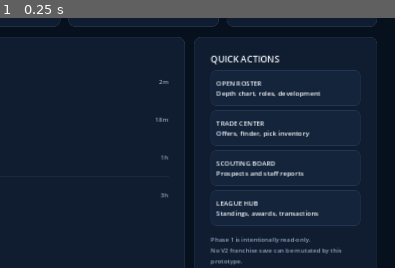
Above: before the commit, frame 1.
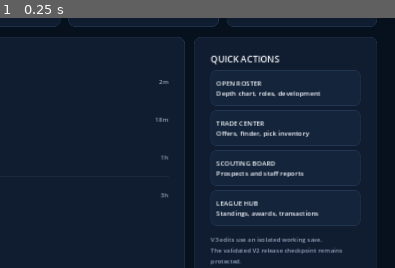
Above: after the commit, the same moment.

Repository: mklim6/NBA_Roster_Optimization_Engine
Game: Godot game, scene res://scenes/main.tscn
Two runs of this game, one before a commit and one after it. Both use one fixed random seed, a clock stepped at 60 frames per second and the inputs below.
Inputs:
- Up to frame 1 (0.25 s): no input
The pictures show only the part of the screen within x 50-100%, y 50-100%; the shares and areas given below are measured in that part.

The runs differ from the first frame. In frame 1, 0.4% of the frame differs, in the area x 53-87%, y 87-99%.

Commit message:
Add interactive V3 rotation management

Diff:
--- a/godot_client/scripts/main.gd
+++ b/godot_client/scripts/main.gd
@@ -3,6 +3,8 @@
 const BRIDGE_URL := "http://127.0.0.1:8765/health"
 const SUMMARY_URL := "http://127.0.0.1:8765/v3/franchise-summary"
 const ROSTER_URL := "http://127.0.0.1:8765/v3/roster"
+const ROTATION_PREVIEW_URL := "http://127.0.0.1:8765/v3/rotation/preview"
+const ROTATION_APPLY_URL := "http://127.0.0.1:8765/v3/rotation/apply"
 
 const BG := Color("07101d")
 const SIDEBAR := Color("0b1525")
@@ -22,6 +24,7 @@
 var http_request: HTTPRequest
 var summary_request: HTTPRequest
 var roster_request: HTTPRequest
+var rotation_request: HTTPRequest
 
 var home_page: Control
 var roster_page: Control
@@ -37,6 +40,17 @@
 var roster_chemistry_value: Label
 var roster_rows: VBoxContainer
 var player_detail_overlay: Control
+var rotation_overlay: Control
+var rotation_edit_rows := {}
+var rotation_edit_order := []
+var rotation_feedback: Label
+var rotation_total_label: Label
+var rotation_preview_button: Button
+var rotation_apply_button: Button
+var rotation_request_mode := ""
+var rotation_pending_body := ""
+var rotation_validated_body := ""
+var rotation_syncing := false
 
 var header_subtitle: Label
 var team_name_label: Label
@@ -365,6 +379,10 @@
 	titles.add_child(roster_subtitle)
 	header.add_child(titles)
 
+	var edit_rotation := _action_button("EDIT ROTATION", true)
+	edit_rotation.pressed.connect(_show_rotation_editor)
+	header.add_child(edit_rotation)
+
 	var refresh := _action_button("REFRESH")
 	refresh.pressed.connect(_request_roster)
 	header.add_child(refresh)
@@ -413,7 +431,7 @@
 	column.add_child(roster_card)
 
 	var note := Label.new()
-	note.text = "READ-ONLY • Cap room is an active-roster contract estimate while full team financial tables are unavailable in this save."
+	note.text = "V3 WORKING SAVE • Rotation edits are isolated from the protected V2 release checkpoint. Cap room remains an active-roster contract estimate."
 	note.add_theme_color_override("font_color", MUTED)
 	note.add_theme_font_size_override("font_size", 10)
 	column.add_child(note)
@@ -878,7 +896,7 @@
 	body.add_child(spacer)
 
 	var note := Label.new()
-	note.text = "Phase 1 is intentionally read-only.\nNo V2 franchise save can be mutated by this prototype."
+	note.text = "V3 edits use an isolated working save.\nThe validated V2 release checkpoint remains protected."
 	note.autowrap_mode = TextServer.AUTOWRAP_WORD_SMART
 	note.add_theme_color_override("font_color", MUTED)
 	note.add_theme_font_size_override("font_size", 11)
@@ -1057,6 +1075,11 @@
 	roster_request.request_completed.connect(_on_roster_completed)
 	add_child(roster_request)
 
+	rotation_request = HTTPRequest.new()
+	rotation_request.timeout = 8.0
+	rotation_request.request_completed.connect(_on_rotation_request_completed)
+	add_child(rotation_request)
+
 func _check_bridge() -> void:
 	if http_request == null:
 		return
@@ -1090,7 +1113,7 @@
 
 	_set_bridge_status(
 		true,
-		"Python engine connected • API %s • live V2 save • read-only safe mode" % payload.get("api_version", "unknown")
+		"Python engine connected • API %s • V3 working save enabled • V2 release protected" % payload.get("api_version", "unknown")
 	)
 
 	_request_franchise_summary()
@@ -1105,7 +1128,7 @@
 		roster_request.cancel_request()
 
 	if roster_status != null:
-		roster_status.text = "Refreshing live V2 roster..."
+		roster_status.text = "Refreshing V3 working roster..."
 
 	var error := roster_request.request(ROSTER_URL)
 	if error != OK:
@@ -1119,7 +1142,7 @@
 	body: PackedByteArray
 ) -> void:
 	if result != HTTPRequest.RESULT_SUCCESS or response_code != 200:
-		_set_roster_error("Active V2 roster could not be loaded.")
+		_set_roster_error("V3 working roster could not be loaded.")
 		return
 
 	var payload = JSON.parse_string(body.get_string_from_utf8())
@@ -1144,10 +1167,13 @@
 	var chemistry = payload.get("chemistry", {})
 	var players = payload.get("players", [])
 
-	roster_subtitle.text = "%s • %s • LEAGUE DAY %s • LIVE V2 SAVE" % [
+	var source_label := "V3 WORKING SAVE" if str(payload.get("source", "")) == "v3_working_checkpoint" else "PROTECTED V2 SAVE"
+
+	roster_subtitle.text = "%s • %s • LEAGUE DAY %s • %s" % [
 		str(team.get("name", "Active Franchise")).to_upper(),
 		str(season.get("label", "")),
-		str(season.get("day_index", "?"))
+		str(season.get("day_index", "?")),
+		source_label
 	]
 
 	roster_count_value.text = "%s rostered" % str(team.get("roster_size", "?"))
@@ -1172,9 +1198,504 @@
 			roster_rows.add_child(_roster_row(player))
 
 
+
+func _show_rotation_editor() -> void:
+	if roster_payload.is_empty():
+		if roster_status != null:
+			roster_status.text = "Load the roster before editing the rotation."
+		return
+
+	if not bool(roster_payload.get("editable", false)):
+		if roster_status != null:
+			roster_status.text = "Initialize the V3 working save before editing the rotation."
+		return
+
+	_close_rotation_editor()
+
+	rotation_overlay = Control.new()
+	rotation_overlay.set_anchors_and_offsets_preset(Control.PRESET_FULL_RECT)
+	rotation_overlay.mouse_filter = Control.MOUSE_FILTER_STOP
+	add_child(rotation_overlay)
+	rotation_overlay.move_to_front()
+
+	var dim := ColorRect.new()
+	dim.color = Color(0, 0, 0, 0.76)
+	dim.mouse_filter = Control.MOUSE_FILTER_STOP
+	rotation_overlay.add_child(dim)
+	dim.set_anchors_and_offsets_preset(Control.PRESET_FULL_RECT)
+
+	var center := CenterContainer.new()
+	center.mouse_filter = Control.MOUSE_FILTER_PASS
+	rotation_overlay.add_child(center)
+	center.set_anchors_and_offsets_preset(Control.PRESET_FULL_RECT)
+
+	var card := _card(Vector2(1040, 680))
+	card.size_flags_horizontal = Control.SIZE_SHRINK_CENTER
+	card.size_flags_vertical = Control.SIZE_SHRINK_CENTER
+	center.add_child(card)
+
+	var body := _card_body(card, 20)
+	body.add_theme_constant_override("separation", 12)
+
+	var header := HBoxContainer.new()
+	header.add_theme_constant_override("separation", 12)
+	body.add_child(header)
+
+	var titles := VBoxContainer.new()
+	titles.size_flags_horizontal = Control.SIZE_EXPAND_FILL
+	titles.add_theme_constant_override("separation", 3)
+	header.add_child(titles)
+
+	var title := Label.new()
+	title.text = "EDIT ROTATION"
+	title.add_theme_color_override("font_color", TEXT)
+	title.add_theme_font_size_override("font_size", 26)
+	titles.add_child(title)
+
+	var subtitle := Label.new()
+	subtitle.text = "V3 WORKING SAVE • Changes are validated by the existing V2 rotation engine before they can be applied."
+	subtitle.add_theme_color_override("font_color", MUTED)
+	subtitle.add_theme_font_size_override("font_size", 11)
+	titles.add_child(subtitle)
+
+	var close_button := _action_button("CANCEL")
+	close_button.pressed.connect(_close_rotation_editor)
+	header.add_child(close_button)
+
+	var summary_row := HBoxContainer.new()
+	summary_row.add_theme_constant_override("separation", 12)
+	body.add_child(summary_row)
+
+	rotation_total_label = Label.new()
+	rotation_total_label.custom_minimum_size = Vector2(170, 38)
+	rotation_total_label.vertical_alignment = VERTICAL_ALIGNMENT_CENTER
+	rotation_total_label.add_theme_font_size_override("font_size", 18)
+	summary_row.add_child(rotation_total_label)
+
+	rotation_feedback = Label.new()
+	rotation_feedback.size_flags_horizontal = Control.SIZE_EXPAND_FILL
+	rotation_feedback.vertical_alignment = VERTICAL_ALIGNMENT_CENTER
+	rotation_feedback.autowrap_mode = TextServer.AUTOWRAP_WORD_SMART
+	rotation_feedback.add_theme_font_size_override("font_size", 11)
+	summary_row.add_child(rotation_feedback)
+
+	rotation_preview_button = _action_button("PREVIEW VALIDATION")
+	rotation_preview_button.pressed.connect(_preview_rotation)
+	summary_row.add_child(rotation_preview_button)
+
+	rotation_apply_button = _action_button("APPLY ROTATION", true)
+	rotation_apply_button.disabled = true
+	rotation_apply_button.pressed.connect(_apply_rotation)
+	summary_row.add_child(rotation_apply_button)
+
+	var table_header := HBoxContainer.new()
+	table_header.add_theme_constant_override("separation", 8)
+	table_header.add_child(_roster_cell("PLAYER", 220, MUTED))
+	table_header.add_child(_roster_cell("POS", 60, MUTED))
+	table_header.add_child(_roster_cell("HEALTH", 180, MUTED))
+	table_header.add_child(_roster_cell("START", 70, MUTED, HORIZONTAL_ALIGNMENT_CENTER))
+	table_header.add_child(_roster_cell("ROTATION", 86, MUTED, HORIZONTAL_ALIGNMENT_CENTER))
+	table_header.add_child(_roster_cell("MINUTES", 100, MUTED, HORIZONTAL_ALIGNMENT_CENTER))
+	body.add_child(table_header)
+
+	var scroll := ScrollContainer.new()
+	scroll.size_flags_horizontal = Control.SIZE_EXPAND_FILL
+	scroll.size_flags_vertical = Control.SIZE_EXPAND_FILL
+	body.add_child(scroll)
+
+	var rows_box := VBoxContainer.new()
+	rows_box.size_flags_horizontal = Control.SIZE_EXPAND_FILL
+	rows_box.add_theme_constant_override("separation", 5)
+	scroll.add_child(rows_box)
+
+	rotation_edit_rows.clear()
+	rotation_edit_order.clear()
+	rotation_validated_body = ""
+
+	var players = roster_payload.get("players", [])
+	for player in players:
+		if typeof(player) == TYPE_DICTIONARY:
+			rows_box.add_child(_rotation_editor_row(player))
+
+	_refresh_rotation_editor_state()
+
+
+func _rotation_editor_row(player: Dictionary) -> Control:
+	var panel := PanelContainer.new()
+	panel.size_flags_horizontal = Control.SIZE_EXPAND_FILL
+	panel.add_theme_stylebox_override("panel", _box(PANEL_ALT, 7, BORDER))
+
+	var margin := MarginContainer.new()
+	_set_margins(margin, 10, 7, 10, 7)
+	panel.add_child(margin)
+
+	var row := HBoxContainer.new()
+	row.add_theme_constant_override("separation", 8)
+	margin.add_child(row)
+
+	var player_id := str(player.get("player_id", ""))
+	rotation_edit_order.append(player_id)
+
+	row.add_child(_roster_cell(str(player.get("name", "Unknown")), 220, TEXT))
+	row.add_child(_roster_cell(str(player.get("position", "")), 60, MUTED))
+
+	var health = player.get("health", {})
+	var health_status := str(health.get("status", "unknown"))
+	var health_color := GOOD if health_status == "healthy" else BAD
+	row.add_child(_roster_cell(str(health.get("display", "Unknown")), 180, health_color))
+
+	var starter_box := CheckBox.new()
+	starter_box.custom_minimum_size = Vector2(70, 32)
+	starter_box.button_pressed = bool(player.get("is_starter", false))
+	starter_box.tooltip_text = "Starter"
+	row.add_child(starter_box)
+
+	var rotation_box := CheckBox.new()
+	rotation_box.custom_minimum_size = Vector2(86, 32)
+	rotation_box.button_pressed = bool(player.get("in_rotation", false))
+	rotation_box.tooltip_text = "In rotation"
+	row.add_child(rotation_box)
+
+	var minutes_spin := SpinBox.new()
+	minutes_spin.custom_minimum_size = Vector2(100, 32)
+	minutes_spin.min_value = 0.0
+	minutes_spin.max_value = 48.0
+	minutes_spin.step = 1.0
+	minutes_spin.value = float(player.get("target_minutes", 0.0))
+	minutes_spin.editable = rotation_box.button_pressed
+	minutes_spin.suffix = " min"
+	row.add_child(minutes_spin)
+
+	rotation_edit_rows[player_id] = {
+		"player": player,
+		"starter": starter_box,
+		"rotation": rotation_box,
+		"minutes": minutes_spin,
+	}
+
+	starter_box.toggled.connect(_on_rotation_starter_toggled.bind(player_id))
+	rotation_box.toggled.connect(_on_rotation_member_toggled.bind(player_id))
+	minutes_spin.value_changed.connect(_on_rotation_minutes_changed.bind(player_id))
+
+	return panel
+
+
+func _on_rotation_starter_toggled(pressed: bool, player_id: String) -> void:
+	if rotation_syncing:
+		return
+
+	var entry = rotation_edit_rows.get(player_id, {})
+	if entry.is_empty():
+		return
+
+	if pressed and not entry["rotation"].button_pressed:
+		rotation_syncing = true
+		entry["rotation"].button_pressed = true
+		entry["minutes"].editable = true
+		rotation_syncing = false
+
+	_rotation_editor_dirty()
+
+
+func _on_rotation_member_toggled(pressed: bool, player_id: String) -> void:
+	if rotation_syncing:
+		return
+
+	var entry = rotation_edit_rows.get(player_id, {})
+	if entry.is_empty():
+		return
+
+	rotation_syncing = true
+	entry["minutes"].editable = pressed
+
+	if not pressed:
+		if entry["starter"].button_pressed:
+			entry["starter"].button_pressed = false
+		entry["minutes"].value = 0.0
+
+	rotation_syncing = false
+	_rotation_editor_dirty()
+
+
+func _on_rotation_minutes_changed(_value: float, _player_id: String) -> void:
+	if rotation_syncing:
+		return
+	_rotation_editor_dirty()
+
+
+func _rotation_editor_dirty() -> void:
+	rotation_validated_body = ""
+	if rotation_apply_button != null:
+		rotation_apply_button.disabled = true
+	_refresh_rotation_editor_state()
+
+
+func _rotation_rows_payload() -> Array:
+	var rows := []
+
+	for player_id in rotation_edit_order:
+		var entry = rotation_edit_rows.get(player_id, {})
+		if entry.is_empty():
+			continue
+
+		rows.append(
+			{
+				"player_id": player_id,
+				"starter": bool(entry["starter"].button_pressed),
+				"in_rotation": bool(entry["rotation"].button_pressed),
+				"minutes": float(entry["minutes"].value),
+			}
+		)
+
+	return rows
+
+
+func _rotation_body_json() -> String:
+	return JSON.stringify({"rows": _rotation_rows_payload()})
+
+
+func _rotation_local_validation() -> Dictionary:
+	var rules = roster_payload.get("rotation_rules", {})
+	var required_starters := int(rules.get("required_starters", 5))
+	var minimum_players := int(rules.get("minimum_game_players", 8))
+	var maximum_players := int(rules.get("maximum_rotation_players", 15))
+	var required_minutes := float(rules.get("required_total_minutes", 240.0))
+	var maximum_minutes := float(rules.get("maximum_player_minutes", 48.0))
+
+	var starters := 0
+	var rotation_players := 0
+	var total_minutes := 0.0
+	var bad_minutes := false
+	var unavailable_names := []
+
+	for player_id in rotation_edit_order:
+		var entry = rotation_edit_rows.get(player_id, {})
+		if entry.is_empty():
+			continue
+
+		var is_starter := bool(entry["starter"].button_pressed)
+		var in_rotation := bool(entry["rotation"].button_pressed)
+		var minutes := float(entry["minutes"].value)
+		var player = entry["player"]
+
+		if is_starter:
+			starters += 1
+
+		if in_rotation:
+			rotation_players += 1
+			total_minutes += minutes
+
+			if minutes <= 0.0 or minutes > maximum_minutes:
+				bad_minutes = true
+
+			var health = player.get("health", {})
+			var health_status := str(health.get("status", "unknown"))
+			if health_status not in ["", "healthy", "unknown"]:
+				unavailable_names.append(str(player.get("name", player_id)))
+
+	var issues := []
+
+	if starters != required_starters:
+		issues.append("Need exactly %s starters" % required_starters)
+
+	if rotation_players < minimum_players or rotation_players > maximum_players:
+		issues.append(
+			"Rotation must contain %s-%s players" % [
+				minimum_players,
+				maximum_players
+			]
+		)
+
+	if bad_minutes:
+		issues.append("Every rotation player needs 1-%s minutes" % int(maximum_minutes))
+
+	if abs(total_minutes - required_minutes) > 0.1:
+		issues.append("Minutes must total %.0f" % required_minutes)
+
+	if unavailable_names.size() > 0:
+		issues.append("Unavailable: %s" % ", ".join(unavailable_names))
+
+	return {
+		"valid": issues.is_empty(),
+		"issues": issues,
+		"starters": starters,
+		"rotation_players": rotation_players,
+		"total_minutes": total_minutes,
+		"required_minutes": required_minutes,
+	}
+
+
+func _refresh_rotation_editor_state() -> void:
+	if rotation_total_label == null or rotation_feedback == null:
+		return
+
+	var check := _rotation_local_validation()
+	var total := float(check.get("total_minutes", 0.0))
+	var required := float(check.get("required_minutes", 240.0))
+	var valid := bool(check.get("valid", false))
+
+	rotation_total_label.text = "%.0f / %.0f MIN" % [total, required]
+	rotation_total_label.add_theme_color_override(
+		"font_color",
+		GOOD if abs(total - required) <= 0.1 else BAD
+	)
+
+	if valid:
+		rotation_feedback.text = "%s starters • %s rotation players • Ready for server validation." % [
+			str(check.get("starters", 0)),
+			str(check.get("rotation_players", 0))
+		]
+		rotation_feedback.add_theme_color_override("font_color", GOOD)
+	else:
+		var issues: Array = check.get("issues", [])
+		rotation_feedback.text = " • ".join(issues)
+		rotation_feedback.add_theme_color_override("font_color", BAD)
+
+	if rotation_preview_button != null:
+		rotation_preview_button.disabled = not valid
+
+
+func _preview_rotation() -> void:
+	_send_rotation_request("preview")
+
+
+func _apply_rotation() -> void:
+	var current_body := _rotation_body_json()
+
+	if rotation_validated_body == "" or current_body != rotation_validated_body:
+		rotation_feedback.text = "Preview validation is required again before applying."
+		rotation_feedback.add_theme_color_override("font_color", BAD)
+		rotation_apply_button.disabled = true
+		return
+
+	_send_rotation_request("apply")
+
+
+func _send_rotation_request(mode: String) -> void:
+	if rotation_request == null:
+		return
+
+	var check := _rotation_local_validation()
+	if not bool(check.get("valid", false)):
+		_refresh_rotation_editor_state()
+		return
+
+	if rotation_request.get_http_client_status() != HTTPClient.STATUS_DISCONNECTED:
+		rotation_request.cancel_request()
+
+	var body := _rotation_body_json()
+	var url := ROTATION_PREVIEW_URL if mode == "preview" else ROTATION_APPLY_URL
+	var headers := PackedStringArray(["Content-Type: application/json"])
+
+	rotation_request_mode = mode
+	rotation_pending_body = body
+	rotation_preview_button.disabled = true
+	rotation_apply_button.disabled = true
+
+	rotation_feedback.text = (
+		"Validating rotation with the Python engine..."
+		if mode == "preview"
+		else "Applying rotation to the isolated V3 working save..."
+	)
+	rotation_feedback.add_theme_color_override("font_color", MUTED)
+
+	var error := rotation_request.request(
+		url,
+		headers,
+		HTTPClient.METHOD_POST,
+		body
+	)
+
+	if error != OK:
+		rotation_feedback.text = "Could not start the rotation request (error %s)." % error
+		rotation_feedback.add_theme_color_override("font_color", BAD)
+		_refresh_rotation_editor_state()
+
+
+func _on_rotation_request_completed(
+	result: int,
+	response_code: int,
+	_headers: PackedStringArray,
+	body: PackedByteArray
+) -> void:
+	if result != HTTPRequest.RESULT_SUCCESS:
+		if rotation_feedback != null:
+			rotation_feedback.text = "Rotation request failed before the server responded."
+			rotation_feedback.add_theme_color_override("font_color", BAD)
+		rotation_validated_body = ""
+		_refresh_rotation_editor_state()
+		return
+
+	var payload = JSON.parse_string(body.get_string_from_utf8())
+
+	if typeof(payload) != TYPE_DICTIONARY:
+		if rotation_feedback != null:
+			rotation_feedback.text = "Rotation endpoint returned invalid data."
+			rotation_feedback.add_theme_color_override("font_color", BAD)
+		rotation_validated_body = ""
+		_refresh_rotation_editor_state()
+		return
+
+	if response_code != 200:
+		if rotation_feedback != null:
+			rotation_feedback.text = str(payload.get("detail", payload.get("error", "Rotation validation failed.")))
+			rotation_feedback.add_theme_color_override("font_color", BAD)
+		rotation_validated_body = ""
+		_refresh_rotation_editor_state()
+		return
+
+	if rotation_request_mode == "preview":
+		if str(payload.get("status", "")) == "valid":
+			rotation_validated_body = rotation_pending_body
+			rotation_feedback.text = "ENGINE VALIDATION PASSED • Ready to apply to the V3 working save."
+			rotation_feedback.add_theme_color_override("font_color", GOOD)
+			rotation_preview_button.disabled = false
+			rotation_apply_button.disabled = false
+		else:
+			rotation_validated_body = ""
+			rotation_feedback.text = "Rotation preview did not validate."
+			rotation_feedback.add_theme_color_override("font_color", BAD)
+			_refresh_rotation_editor_state()
+
+	elif rotation_request_mode == "apply":
+		var applied := str(payload.get("status", "")) == "applied"
+		var persisted := bool(payload.get("persisted_after_reload", false))
+		var v2_unchanged := bool(payload.get("active_v2_unchanged", false))
+
+		if applied and persisted and v2_unchanged:
+			rotation_feedback.text = "ROTATION SAVED • Reload verified • V2 release checkpoint unchanged."
+			rotation_feedback.add_theme_color_override("font_color", GOOD)
+			_close_rotation_editor()
+			_request_roster()
+		else:
+			rotation_feedback.text = "Rotation write did not pass persistence and safety verification."
+			rotation_feedback.add_theme_color_override("font_color", BAD)
+			rotation_validated_body = ""
+			_refresh_rotation_editor_state()
+
+
+func _close_rotation_editor() -> void:
+	if rotation_request != null and rotation_request.get_http_client_status() != HTTPClient.STATUS_DISCONNECTED:
+		rotation_request.cancel_request()
+
+	if rotation_overlay != null and is_instance_valid(rotation_overlay):
+		rotation_overlay.queue_free()
+
+	rotation_overlay = null
+	rotation_edit_rows.clear()
+	rotation_edit_order.clear()
+	rotation_feedback = null
+	rotation_total_label = null
+	rotation_preview_button = null
+	rotation_apply_button = null
+	rotation_request_mode = ""
+	rotation_pending_body = ""
+	rotation_validated_body = ""
+
+
 func _set_roster_error(message: String) -> void:
 	if roster_subtitle != null:
-		roster_subtitle.text = "V2 ROSTER DATA UNAVAILABLE"
+		roster_subtitle.text = "V3 ROSTER DATA UNAVAILABLE"
 
 	if roster_status != null:
 		roster_status.text = message
